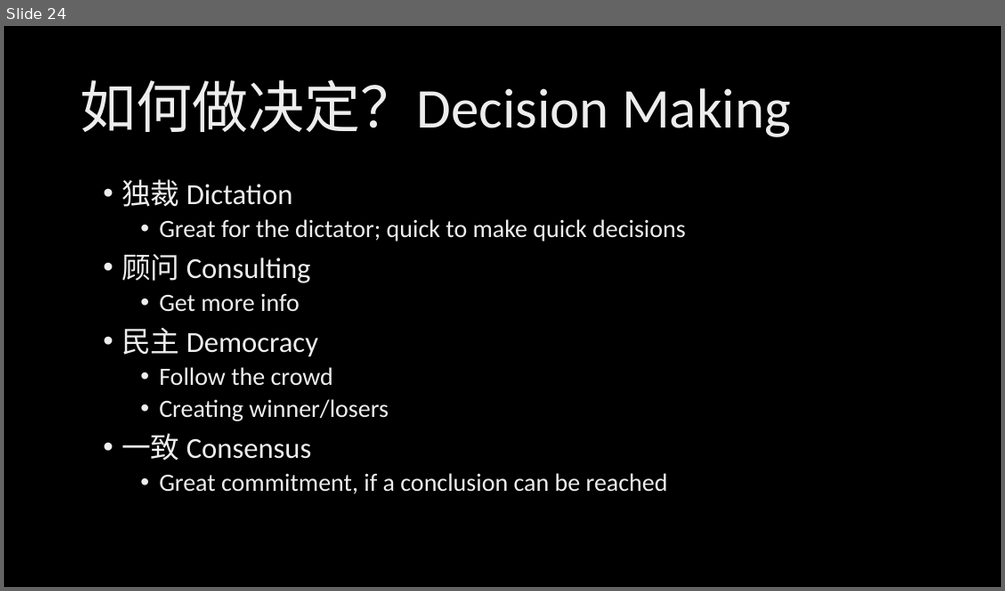
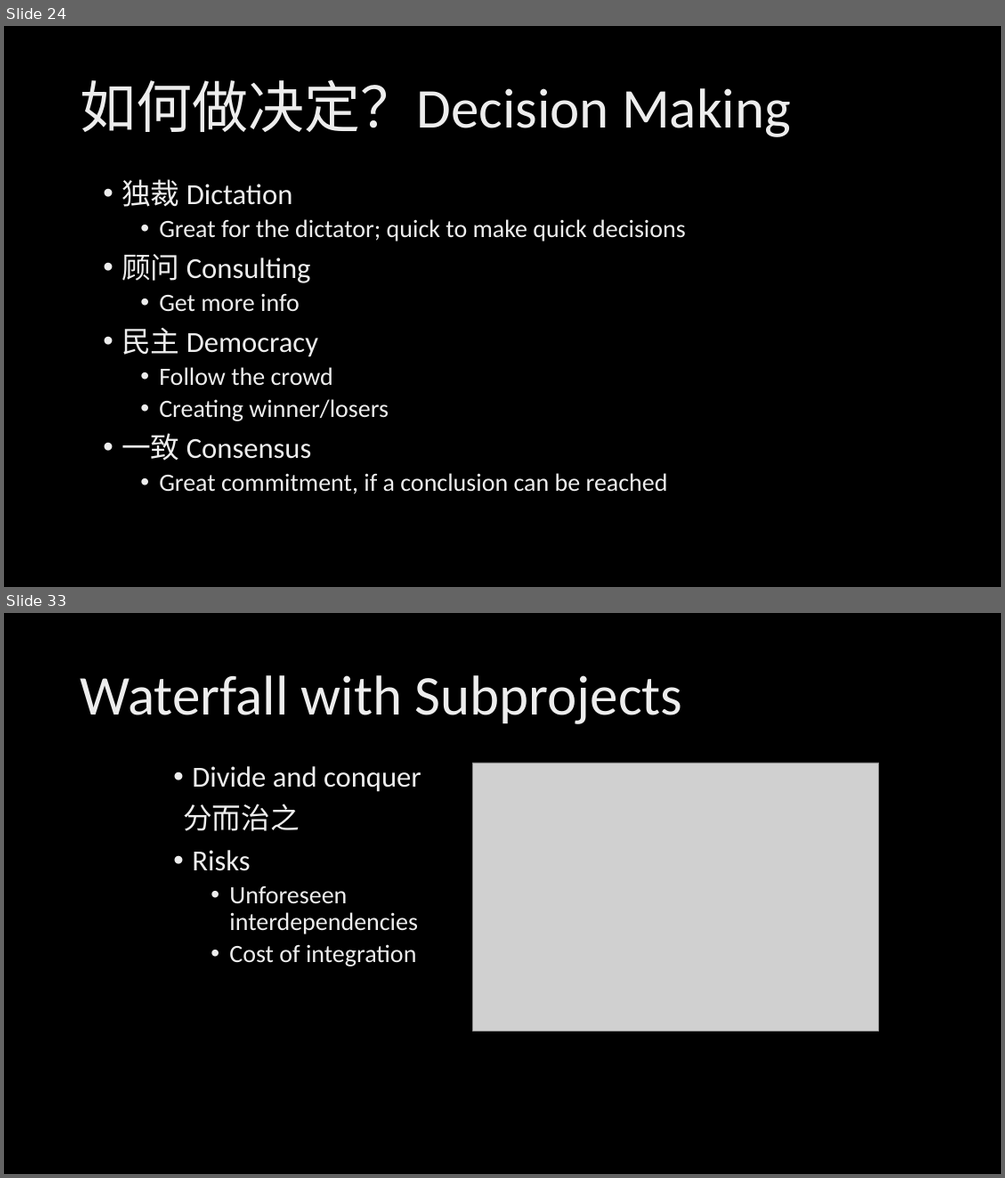
Before and after one commit to xinase/ASE, a slide deck: chapter5/ASE_5_Team_and_Process.pptx. Shown one above the other, each under a label of ours: slide 24 before the commit, slides 24 and 33 after it; the slides between them are not shown. The pictures are 1005x591 and 1005x1178 pixels, drawn with LibreOffice and Linux fonts; fonts in the diff are those of the drawing; grey boxes stand for pictures; background and template pictures are left out. Boxes give left, top, right and bottom in pixels: in the first picture for what was removed or moved away, otherwise in the second. Text is boxed around its words. In the diff, an @@ line names an element or a change of style, - is before the commit and + after.

```diff
--- a/chapter5/ASE_5_Team_and_Process.pptx
+++ b/chapter5/ASE_5_Team_and_Process.pptx
@@ slide 33 added at <box>4,613,1001,1174</box>, background picture (left out) @@
@@ title added at <box>80,675,683,724</box>, 54 pt, text gradient #BFBFBF to #EDEDED to #FFFFFF @@
+Waterfall with Subprojects
@@ text added at <box>183,766,421,966</box>, 24 pt, text gradient #BFBFBF to #EDEDED to #FFFFFF @@
+• Divide and conquer
+分而治之
+• Risks
+  • Unforeseen interdependencies
+  • Cost of integration
@@ picture added at <box>473,763,879,1030</box> @@
```
Also in this commit, not shown: 1 slide changed, 22 other slides added.
